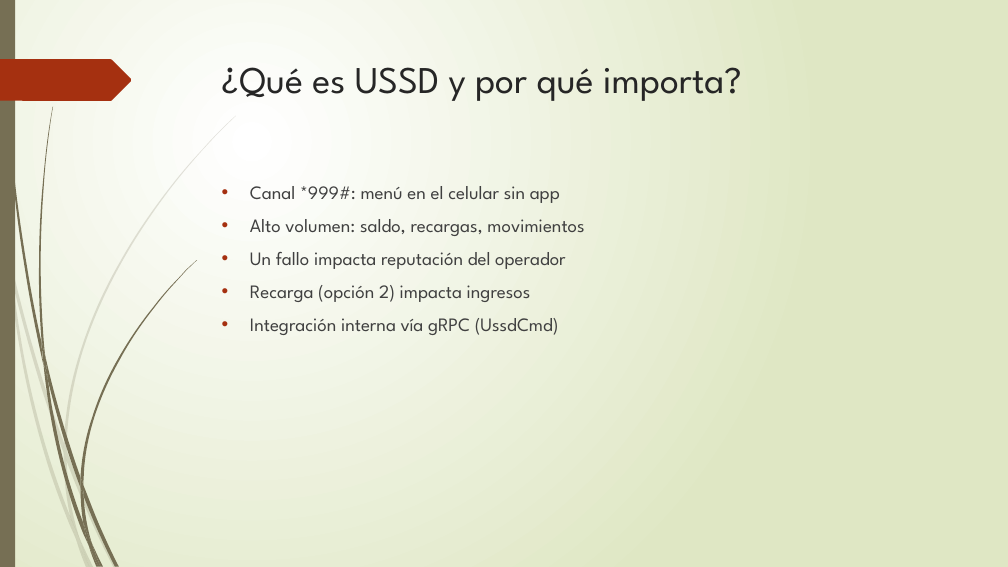
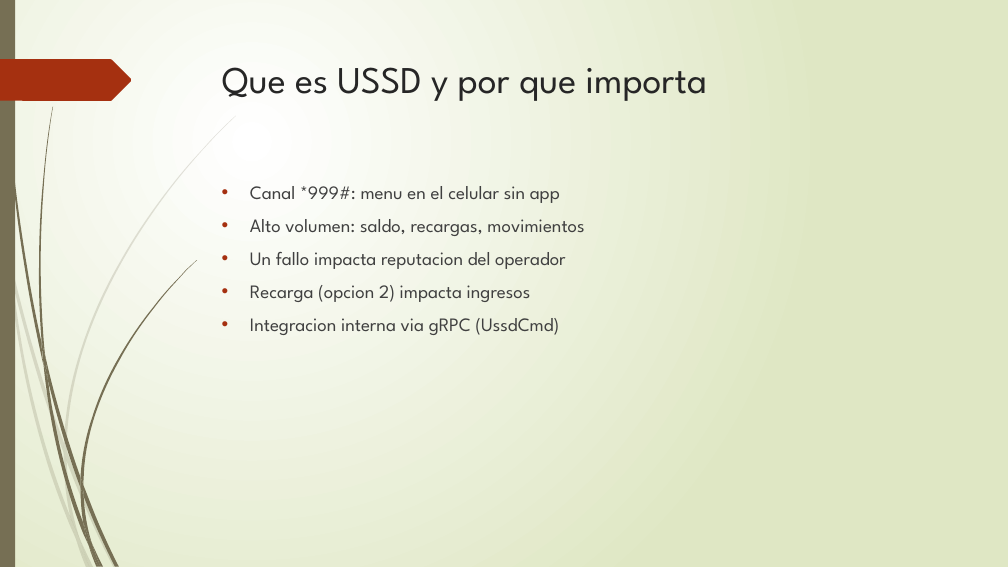
Before and after one commit to ymonne32/Plataforma-USSD, a slide deck: slide 3 of docs/Presentacion_Reto_USSD_QA.pptx. Drawn at 1008x567 pixels with LibreOffice and Linux fonts; fonts in the diff are those of the drawing. Boxes give left, top, right and bottom in pixels: in the first picture for what was removed or moved away, otherwise in the second. Text is boxed around its words. In the diff, an @@ line names an element or a change of style, - is before the commit and + after.

```diff
--- a/docs/Presentacion_Reto_USSD_QA.pptx
+++ b/docs/Presentacion_Reto_USSD_QA.pptx
@@ title at (x1=222, y1=67, x2=707, y2=101): text changed @@
-¿Qué es USSD y por qué importa?
+Que es USSD y por que importa
@@ text at (x1=250, y1=186, x2=560, y2=203): text changed @@
-• Canal *999#: menú en el celular sin app
+• Canal *999#: menu en el celular sin app
@@ text at (x1=250, y1=252, x2=565, y2=335): text changed @@
-• Un fallo impacta reputación del operador
-• Recarga (opción 2) impacta ingresos
-• Integración interna vía gRPC (UssdCmd)
+• Un fallo impacta reputacion del operador
+• Recarga (opcion 2) impacta ingresos
+• Integracion interna via gRPC (UssdCmd)
```
Also in this commit, not shown: 15 other slides changed, 9 other files.
